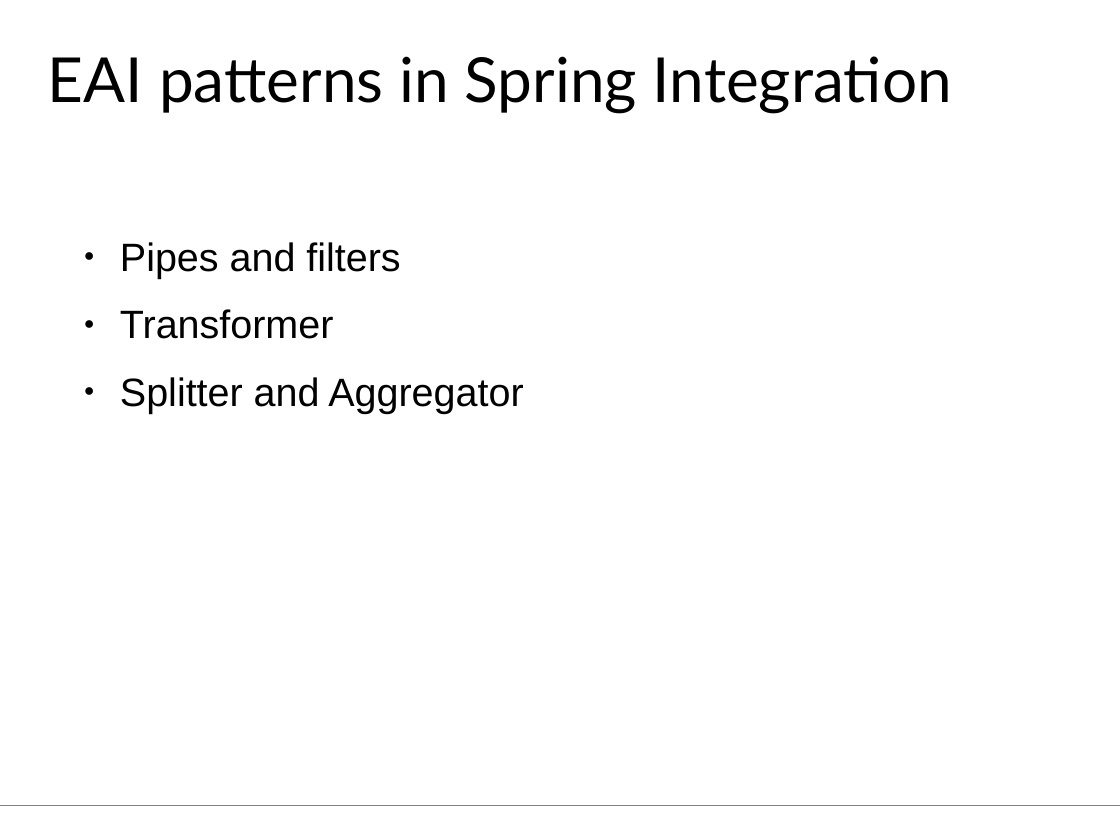
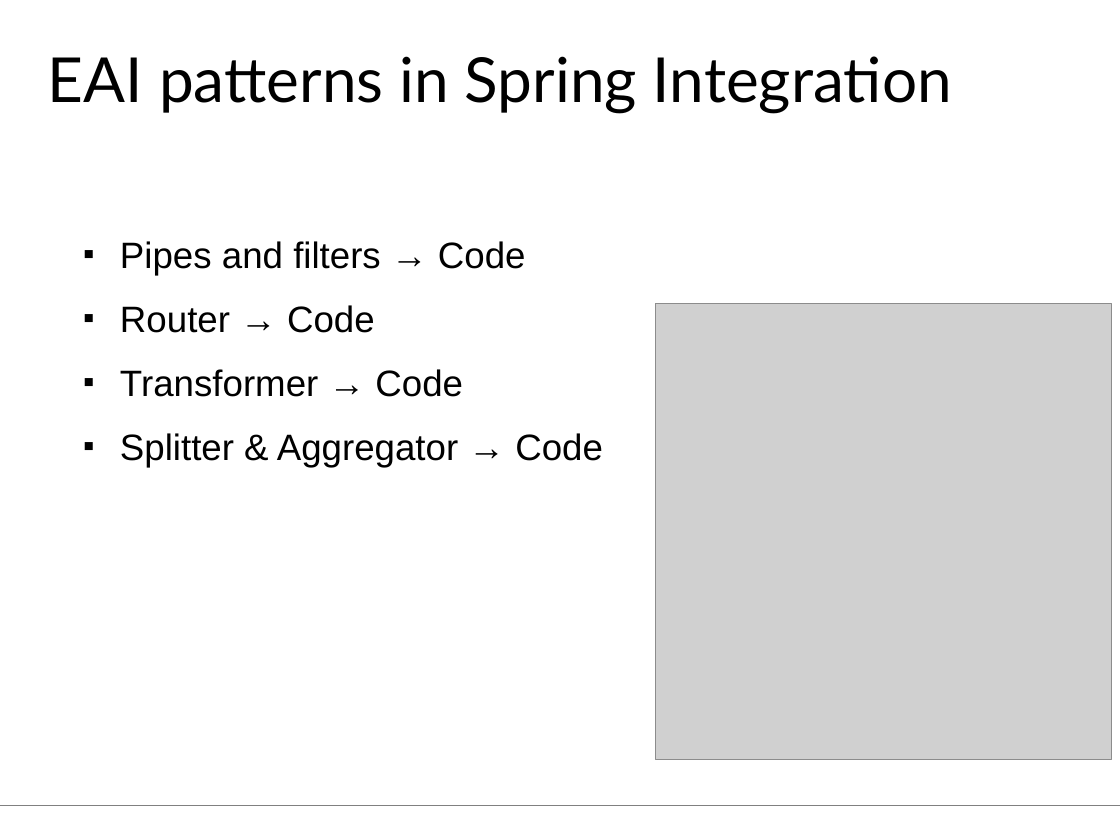
Before and after one commit to aheusingfeld/javaone2012, a slide deck: slide 11 of slides/eai-slides.odp. Drawn at 1120x840 pixels with LibreOffice and Linux fonts; fonts in the diff are those of the drawing; grey boxes stand for pictures. Boxes give left, top, right and bottom in pixels: in the first picture for what was removed or moved away, otherwise in the second. Text is boxed around its words. In the diff, an @@ line names an element or a change of style, - is before the commit and + after.

```diff
--- a/slides/eai-slides.odp
+++ b/slides/eai-slides.odp
@@ text at <box>120,241,603,468</box>: text changed; size 28 to 26 pt @@
-● Pipes and filters
-● Transformer
-● Splitter and Aggregator
+■ Pipes and filters → Code
+■ Router → Code
+■ Transformer → Code
+■ Splitter & Aggregator → Code
@@ picture added at <box>657,304,1112,759</box> @@
```
Also in this commit, not shown: 12 other slides changed, 9 slides added, 1 slide removed, 1 other file.
